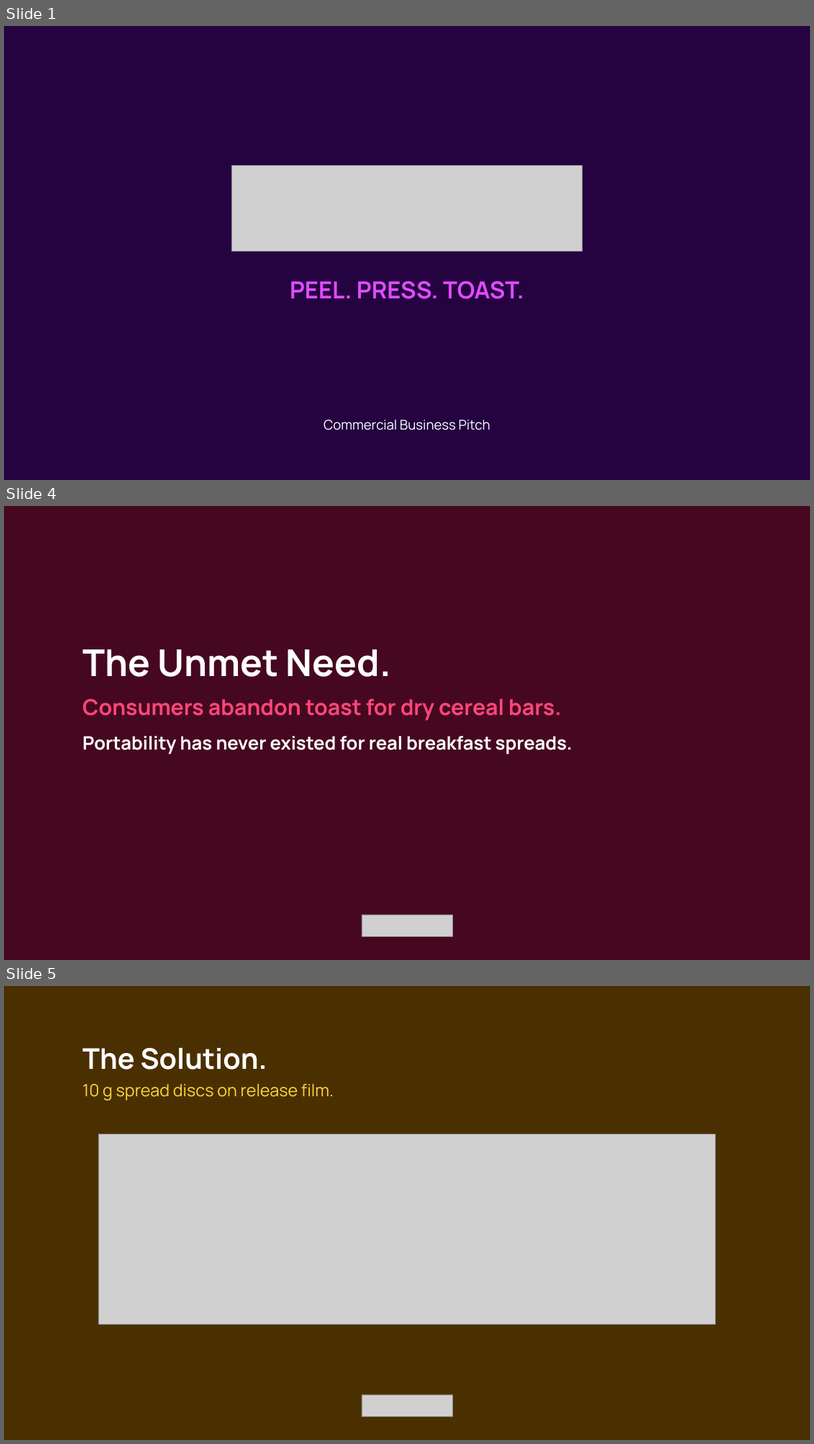
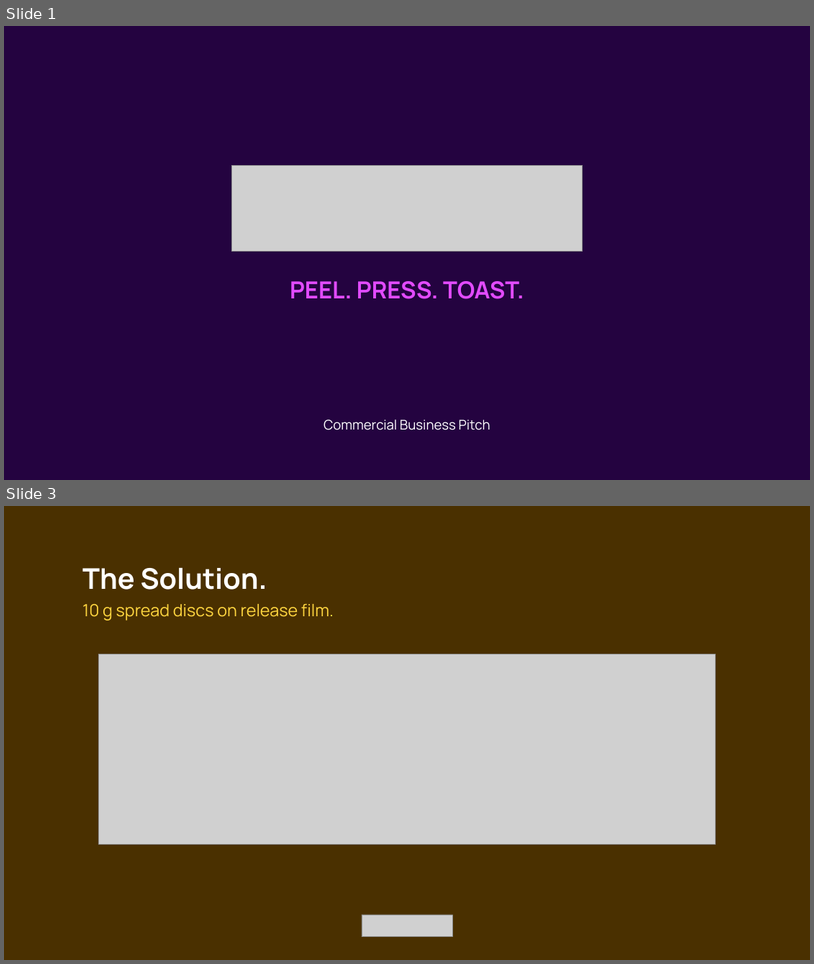
Before and after one commit to JacobCrume/stamp-spreads, a slide deck: presentation/Stamp-pitch.pptx. Shown one above the other, each under a label of ours: slides 1, 4 and 5 before the commit, slides 1 and 3 after it; the slides between them are not shown. The pictures are 814x1444 and 814x964 pixels, drawn with LibreOffice and Linux fonts; fonts in the diff are those of the drawing; grey boxes stand for pictures. Boxes give left, top, right and bottom in pixels: in the first picture for what was removed or moved away, otherwise in the second. Text is boxed around its words. In the diff, an @@ line names an element or a change of style, - is before the commit and + after.

```diff
--- a/presentation/Stamp-pitch.pptx
+++ b/presentation/Stamp-pitch.pptx
@@ slide 4 removed at [4, 506, 810, 960], background #FFFFFF @@
@@ rectangle removed at [4, 506, 810, 960] @@
@@ text removed at [82, 649, 573, 754] @@
-The Unmet Need.
-Consumers abandon toast for dry cereal bars.
-Portability has never existed for real breakfast spreads.
@@ picture removed at [362, 914, 453, 937] @@
@@ what was slide 5 is now slide 3 @@
```
Also in this commit, not shown: 1 slide changed, 5 other slides removed, 2 other files.
